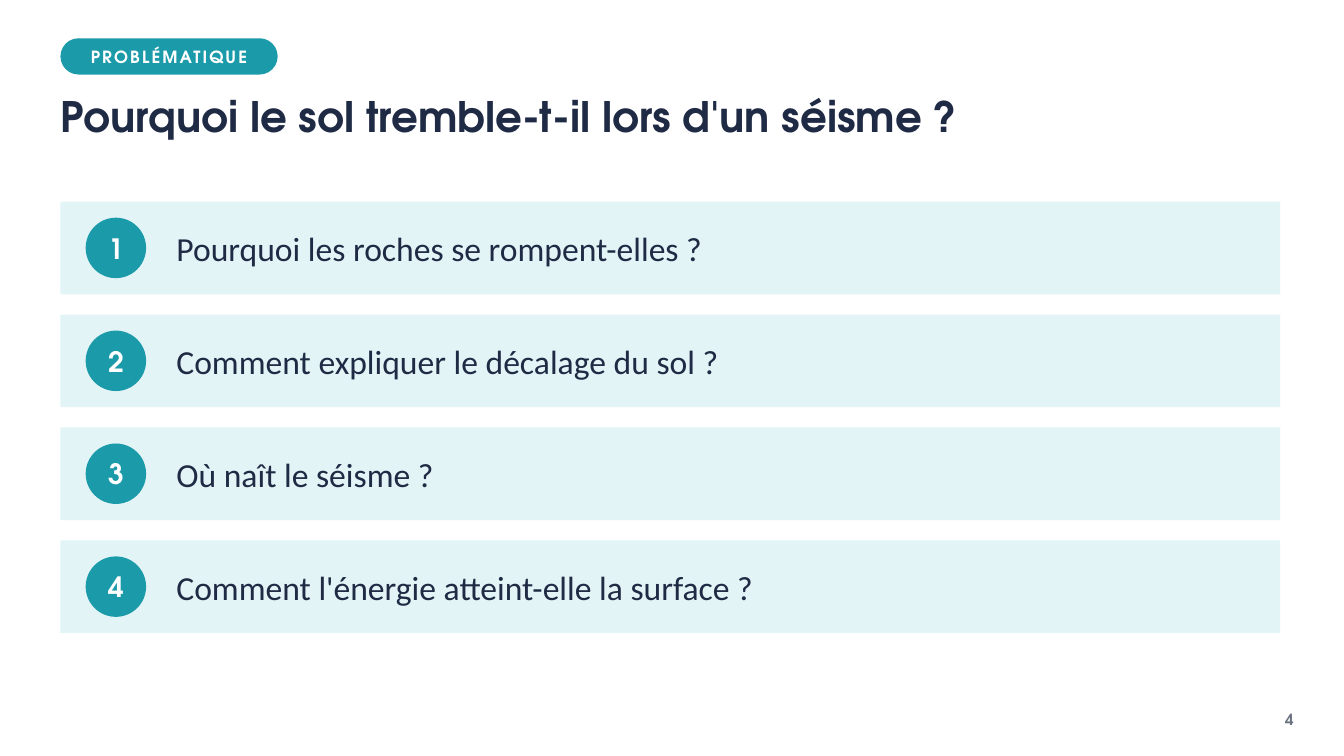
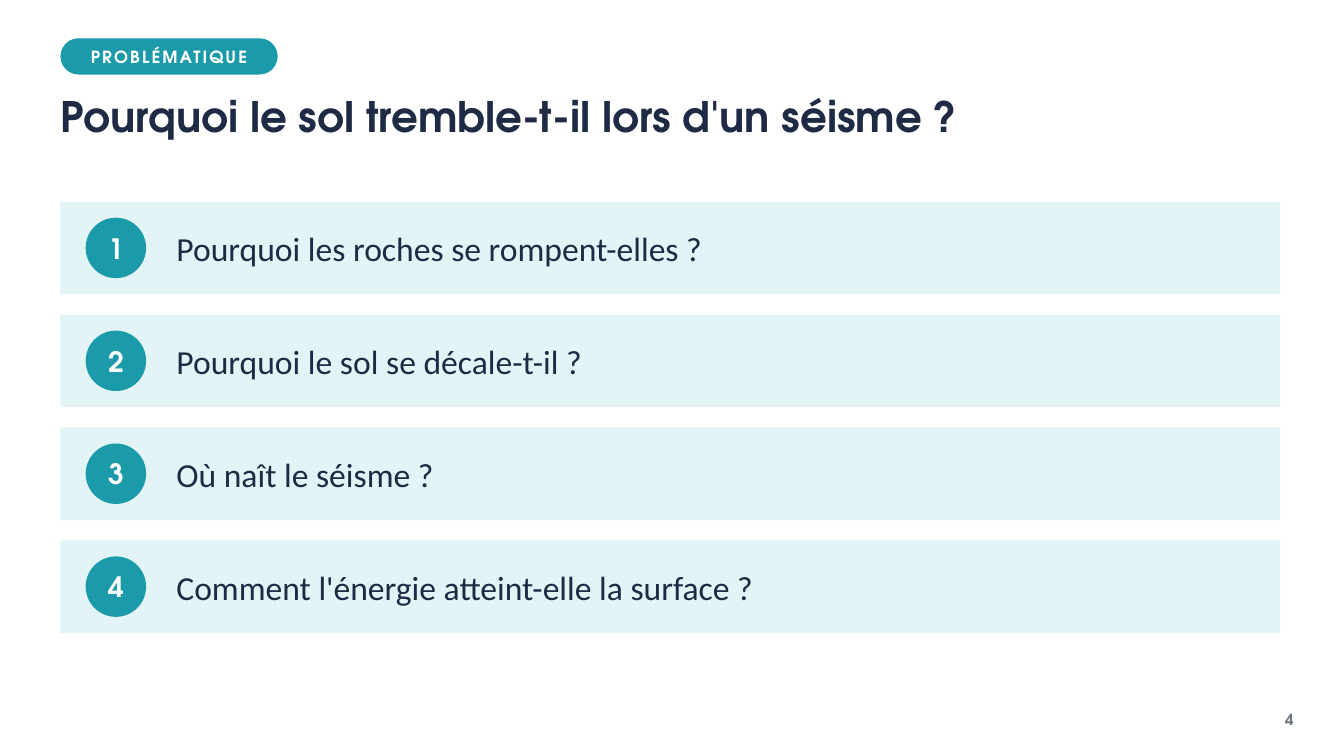
Before and after one commit to VinceIXIV/SVT-cour, a slide deck: slide 4 of 4e/S01-origine-des-seismes/4e-S01-diaporama.pptx. Drawn at 1344x756 pixels with LibreOffice and Linux fonts; fonts in the diff are those of the drawing. Boxes give left, top, right and bottom in pixels: in the first picture for what was removed or moved away, otherwise in the second. Text is boxed around its words. In the diff, an @@ line names an element or a change of style, - is before the commit and + after.

```diff
--- a/4e/S01-origine-des-seismes/4e-S01-diaporama.pptx
+++ b/4e/S01-origine-des-seismes/4e-S01-diaporama.pptx
@@ text at (176,350,559,380): text changed @@
-Comment expliquer le décalage du sol ?
+Pourquoi le sol se décale-t-il ?
```
Also in this commit, not shown: 3 other slides changed, 1 slide added, 1 slide removed, 7 other files.
